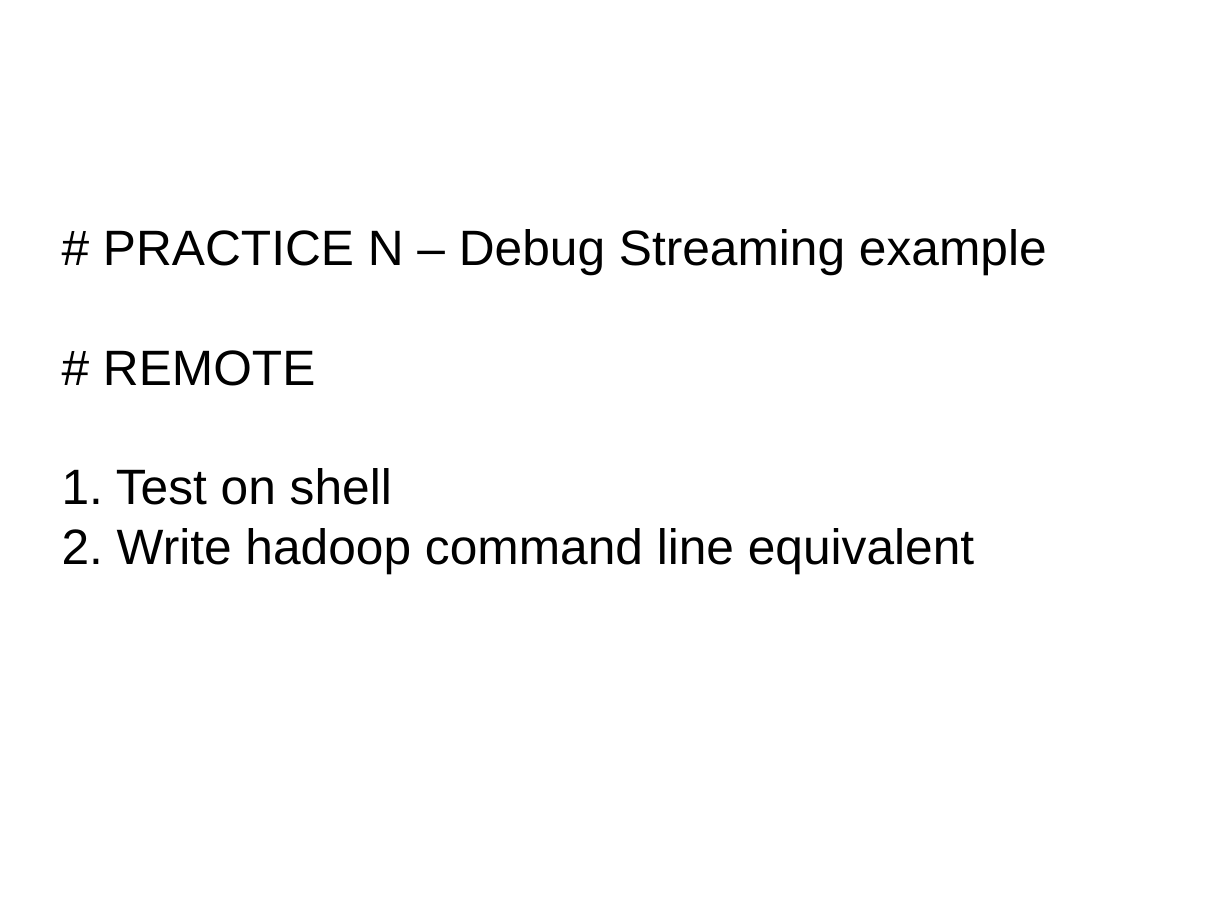
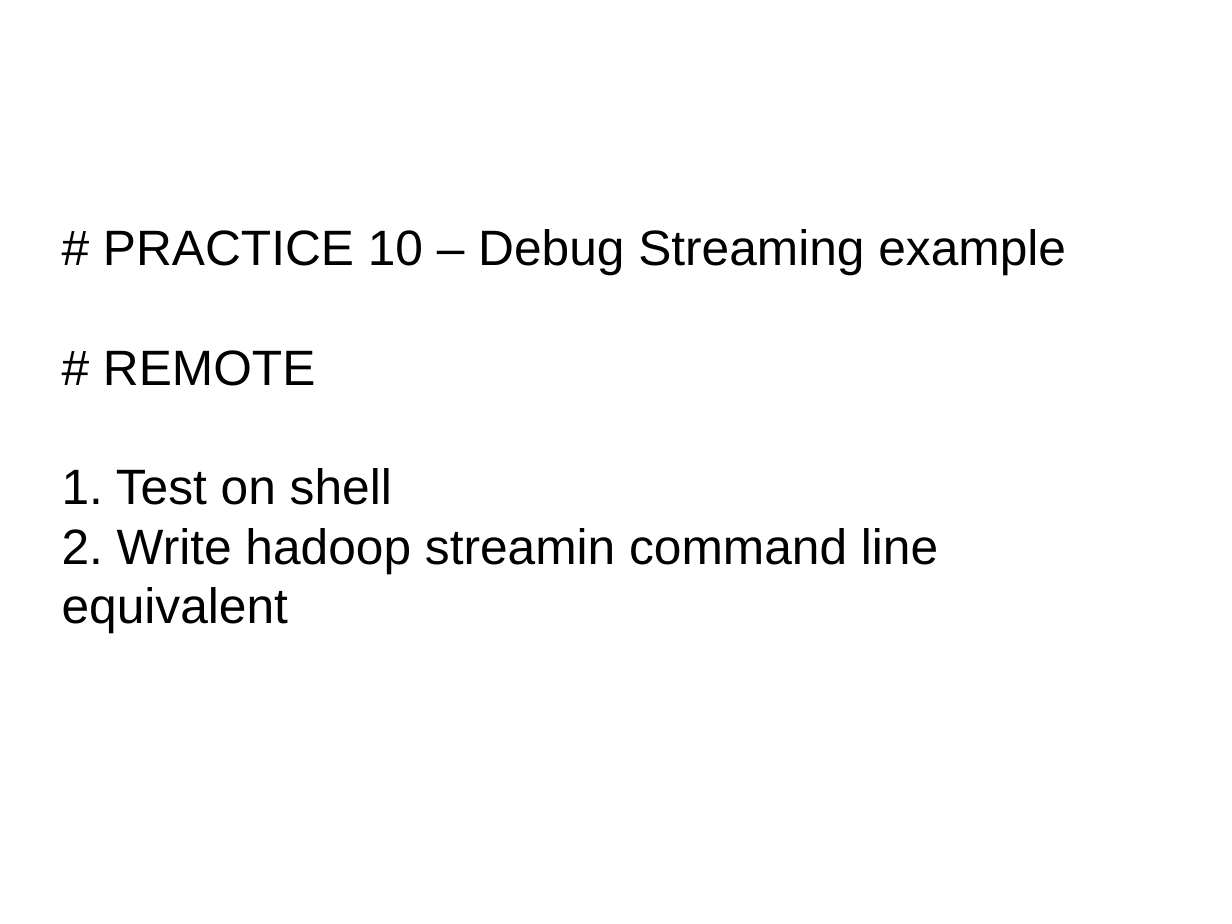
Before and after one commit to dsikar/GMSHadoopWorkshop, a slide deck: slide 13 of slides/06-RunningHadoopOnAzure.odp (slide 15 before the commit). Drawn at 1232x924 pixels with LibreOffice and Linux fonts; fonts in the diff are those of the drawing; background and template pictures are left out. Boxes give left, top, right and bottom in pixels: in the first picture for what was removed or moved away, otherwise in the second. Text is boxed around its words. In the diff, an @@ line names an element or a change of style, - is before the commit and + after.

```diff
--- a/slides/06-RunningHadoopOnAzure.odp
+++ b/slides/06-RunningHadoopOnAzure.odp
@@ subtitle at <box>103,229,1066,275</box>: text changed @@
-# PRACTICE N – Debug Streaming example
+# PRACTICE 10 – Debug Streaming example
@@ subtitle at <box>62,528,938,633</box>: text changed @@
-2. Write hadoop command line equivalent
+2. Write hadoop streamin command line equivalent
```
Also in this commit, not shown: 5 other slides changed, 1 slide removed, 6 other files.
